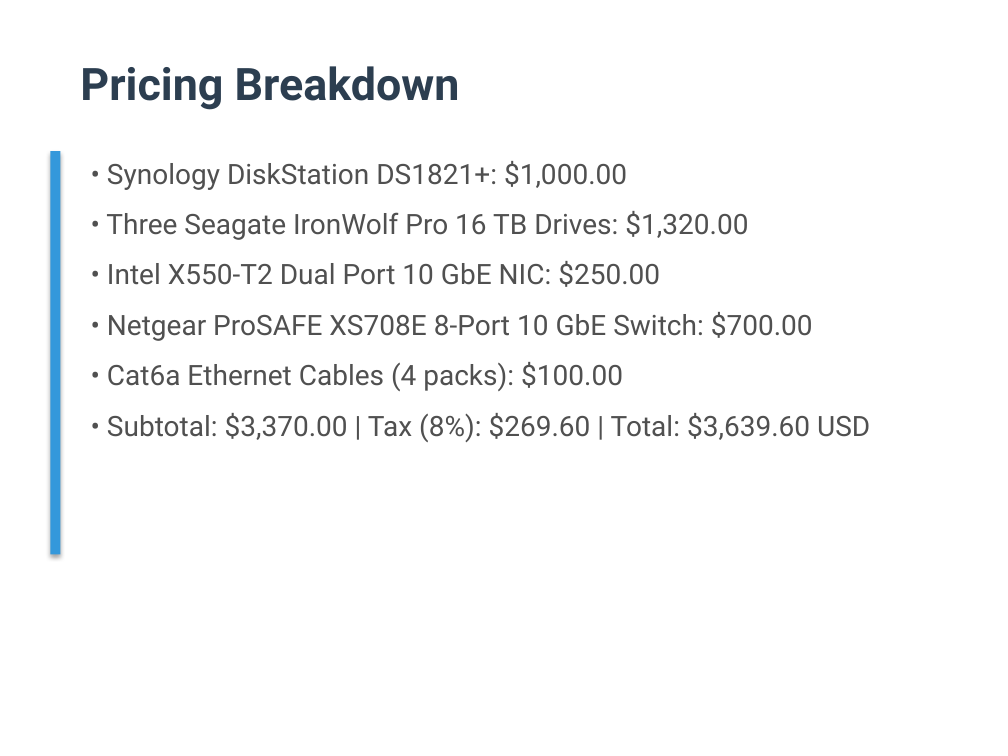
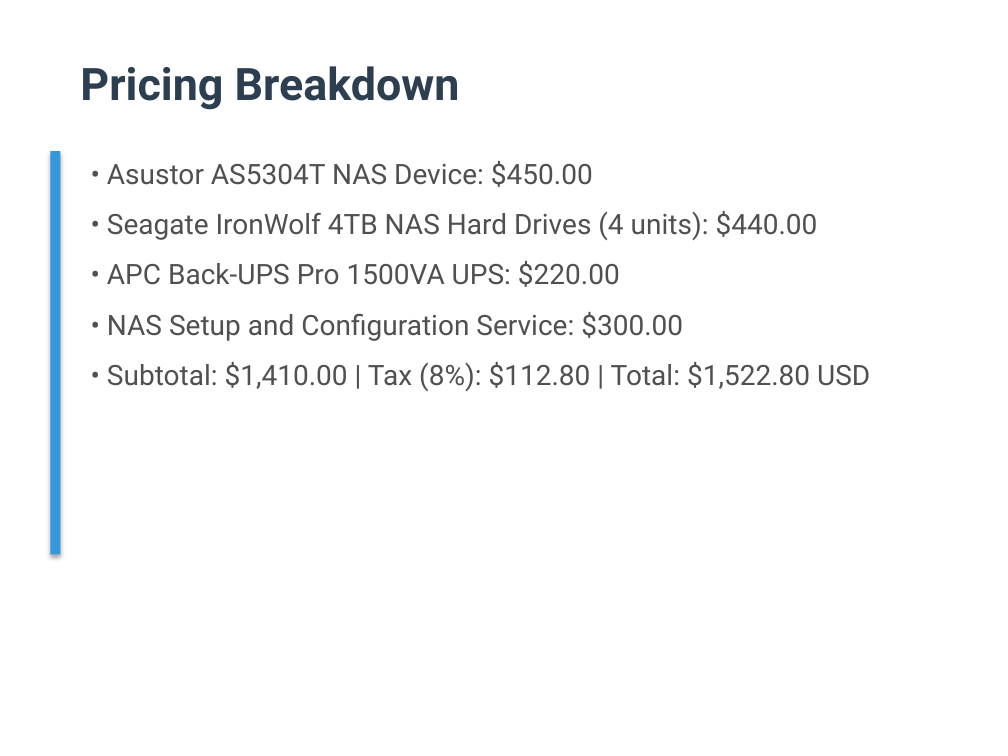
Before and after one commit to TejasGupta-27/b2b-sales-backend, a slide deck: slide 5 of Data/pitch_decks/pitch_deck_001.pptx. Drawn at 1008x756 pixels with LibreOffice and Linux fonts; fonts in the diff are those of the drawing. Boxes give left, top, right and bottom in pixels: in the first picture for what was removed or moved away, otherwise in the second. Text is boxed around its words. In the diff, an @@ line names an element or a change of style, - is before the commit and + after.

```diff
--- a/Data/pitch_decks/pitch_deck_001.pptx
+++ b/Data/pitch_decks/pitch_deck_001.pptx
@@ text at [107,161,870,391]: text changed @@
-• Synology DiskStation DS1821+: $1,000.00
-• Three Seagate IronWolf Pro 16 TB Drives: $1,320.00
-• Intel X550-T2 Dual Port 10 GbE NIC: $250.00
-• Netgear ProSAFE XS708E 8-Port 10 GbE Switch: $700.00
-• Cat6a Ethernet Cables (4 packs): $100.00
-• Subtotal: $3,370.00 | Tax (8%): $269.60 | Total: $3,639.60 USD
+• Asustor AS5304T NAS Device: $450.00
+• Seagate IronWolf 4TB NAS Hard Drives (4 units): $440.00
+• APC Back-UPS Pro 1500VA UPS: $220.00
+• NAS Setup and Configuration Service: $300.00
+• Subtotal: $1,410.00 | Tax (8%): $112.80 | Total: $1,522.80 USD
```
Also in this commit, not shown: 8 other slides changed, 10 other files.
